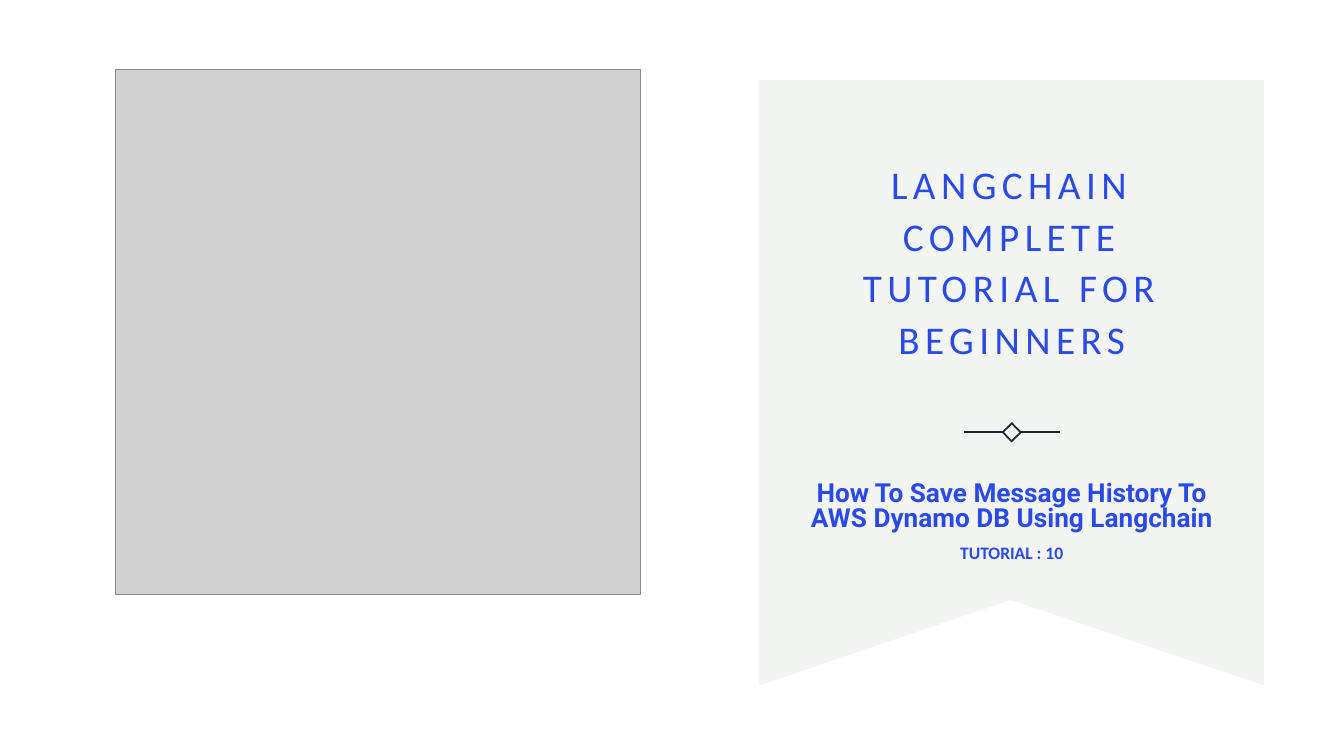
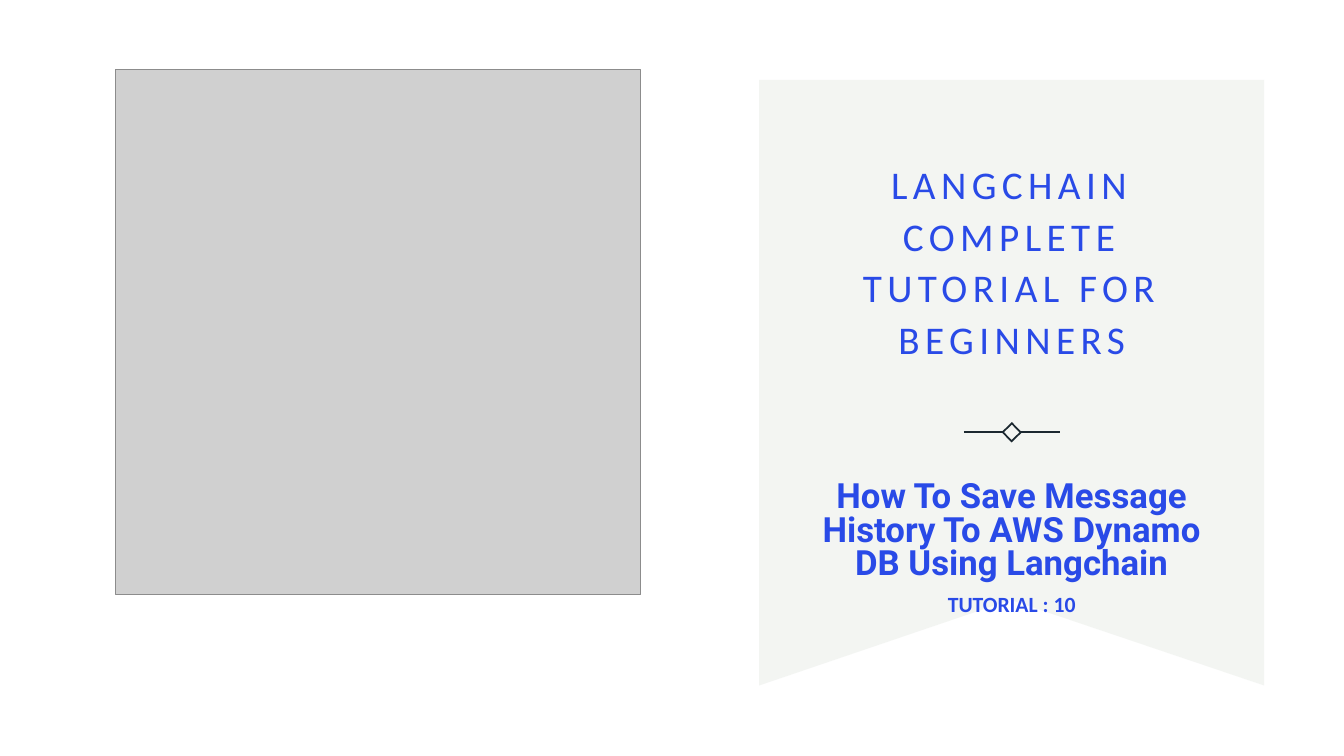
Before and after one commit to ronidas39/LLMtutorial, a slide deck: slide 1 of tutorial10/tutorial10.pptx. Drawn at 1344x756 pixels with LibreOffice and Linux fonts; fonts in the diff are those of the drawing; grey boxes stand for pictures; background and template pictures are left out. Boxes give left, top, right and bottom in pixels: in the first picture for what was removed or moved away, otherwise in the second. Text is boxed around its words. In the diff, an @@ line names an element or a change of style, - is before the commit and + after.

Commit message:
tutorial10

```diff
--- a/tutorial10/tutorial10.pptx
+++ b/tutorial10/tutorial10.pptx
@@ subtitle "How To Save Message History ..." at <box>823,483,1201,612</box>: size 18.8 to 24.8 pt in "How To Save Message History To AWS ..."; size 12.5 to 15.5 pt in "TUTORIAL : 10" @@
```
Also in this commit, not shown: 1 other slide changed, 4 other files.
